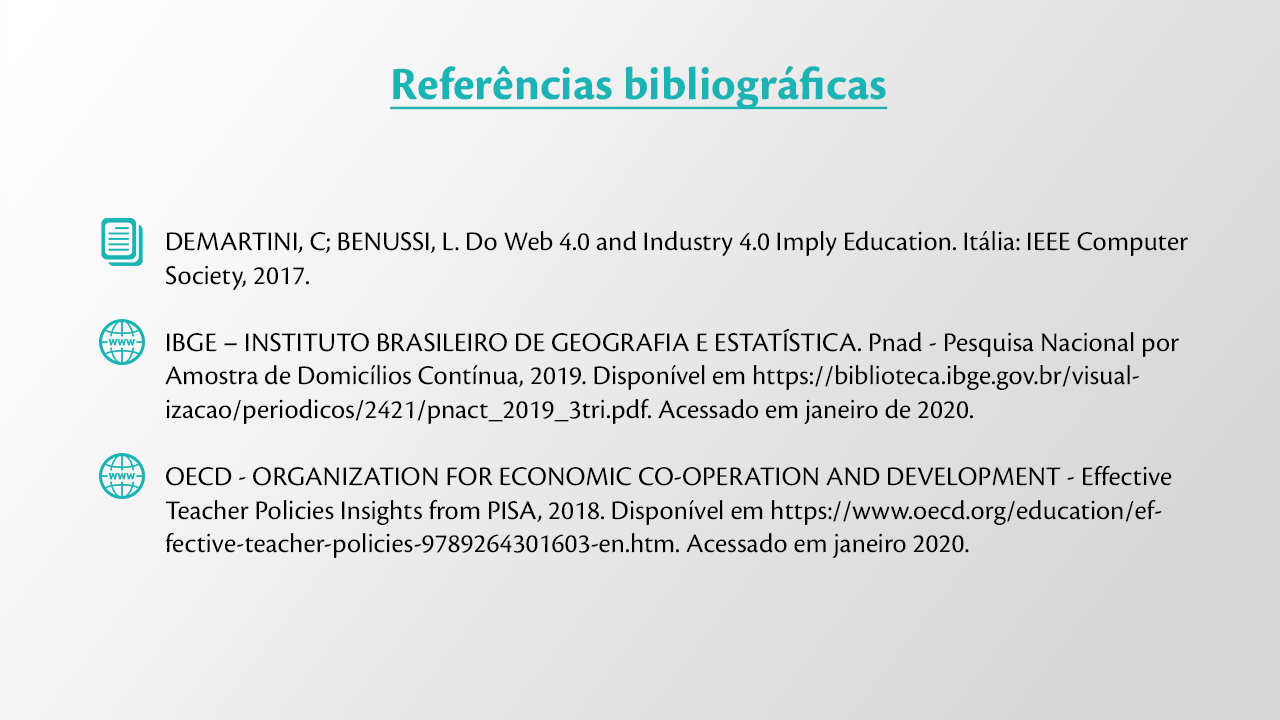
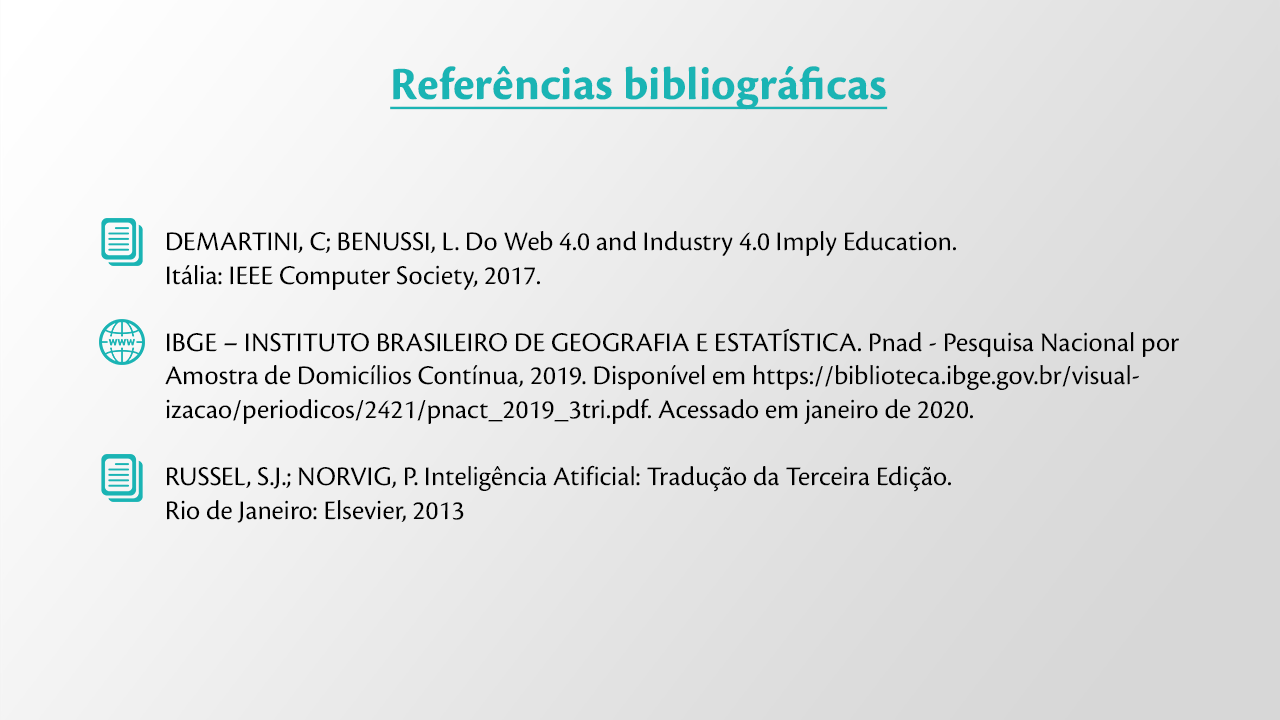
Before/after of a 1280px x 720px layered artwork. What changed in the layer stack:
renamed "web-icon copy" to "article-icon copy", painted on it over [99, 453, 145, 502]
painted on "DEMARTINI, C; BENUSSI, L. Do Web 4.0 and Industry 4.0 Imply Edu" over [165, 231, 1188, 558]
